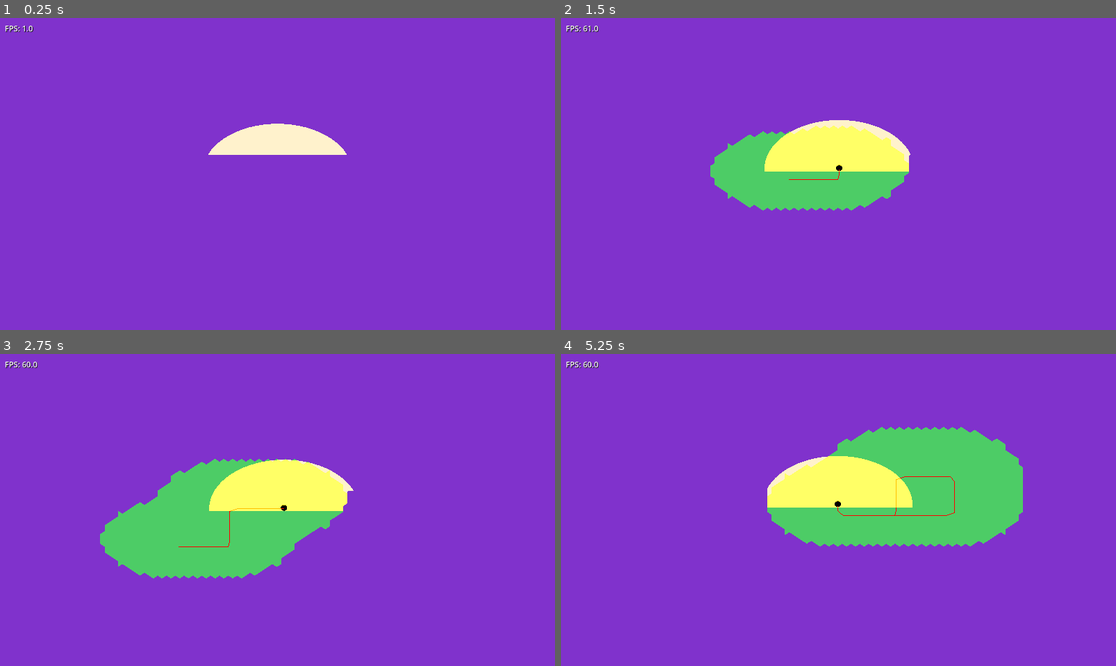
Above: before the commit, frames 1-4 (two rows, left to right).
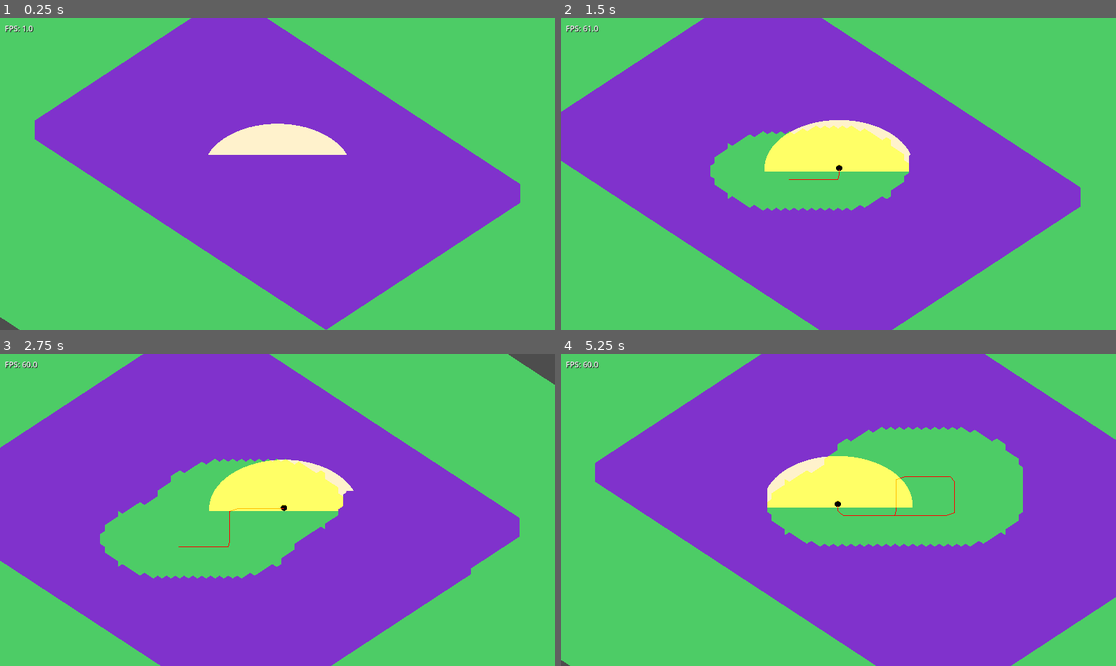
Above: after the commit, the same moments.

Repository: emersonh16/dastardlyfuck
Game: Godot game, scene res://scenes/test/test_miasma.tscn
The game is run twice, just before and just after one commit, with the same random seed, the same clock (stepped at 60 frames per second) and the same inputs.
Inputs:
- Up to frame 1 (0.25 s): no input
- Up to frame 2 (1.5 s): tap Enter at 0.5 s; hold Right (ui_right) 0.53-1.28 s; hold Down (ui_down) from 1.28 s (still down)
- Up to frame 3 (2.75 s): release Down (ui_down) at 2.03 s; hold Right (ui_right) from 2.03 s (still down)
- Up to frame 4 (5.25 s): release Right (ui_right) at 2.78 s; hold Up (ui_up) 2.78-3.53 s; hold Left (ui_left) 3.53-5.03 s; hold Down (ui_down) from 5.03 s (still down)

The runs differ from the first frame. In frame 1, 52% of the frame differs, in the area x 0-100%, y 0-100%; in frame 2, 42%; in frame 3, 34%; in frame 4, 32%.

Commit message:
well it runs smooth but the miasam sheet doesnt cover the viewport

Diff:
--- a/scripts/managers/miasma_manager.gd
+++ b/scripts/managers/miasma_manager.gd
@@ -20,7 +20,7 @@
 # Viewport + buffer size (in tiles)
 var viewport_tiles_x: int = 0
 var viewport_tiles_z: int = 0
-var buffer_tiles: int = 32  # Buffer around viewport
+var buffer_tiles: int = 8  # Buffer around viewport (reduced for performance)
 
 # Player position (world space) - miasma moves with player
 var player_position: Vector3 = Vector3.ZERO
@@ -37,8 +37,16 @@
 	# Default initialization for testing
 	var viewport = get_viewport()
 	if viewport:
-		var size = viewport.get_visible_rect().size
-		initialize_miasma(Vector3.ZERO, size.x, size.y)
+		# Use camera's orthographic size for world units, not pixel size
+		var camera = viewport.get_camera_3d()
+		var world_width = 200.0  # Default camera size
+		var world_height = 200.0
+		if camera and camera.projection == Camera3D.PROJECTION_ORTHOGONAL:
+			world_width = camera.size
+			var pixel_size = viewport.get_visible_rect().size
+			world_height = camera.size * (pixel_size.y / pixel_size.x)
+		# Pass world units - initialize_miasma will add buffer automatically
+		initialize_miasma(Vector3.ZERO, world_width, world_height)
 
 # Initialize miasma around player position
 func initialize_miasma(player_pos: Vector3, viewport_width: float, viewport_height: float):
--- a/scripts/renderers/miasma_renderer.gd
+++ b/scripts/renderers/miasma_renderer.gd
@@ -15,7 +15,7 @@
 # Performance: throttle render updates
 var _pending_update = false
 var _update_timer = 0.0
-const UPDATE_INTERVAL = 0.05  # Update mesh max 20 times per second
+const UPDATE_INTERVAL = 0.1  # Update mesh max 10 times per second (reduced for performance)
 
 func _ready():
 	# Wait for autoload to be ready
@@ -144,10 +144,6 @@
 		var world_z = tile_pos.y * tile_z
 		var world_y = block_h / 2.0  # Center block on ground
 
-		# DIAGNOSTIC: Print first 5 blocks
-		if index < 5:
-			print("Block ", index, ": tile_pos=", tile_pos, " world_pos=(", world_x, ", ", world_z, ")")
-
 		var block_transform = Transform3D(
 			Basis(),
 			Vector3(world_x, world_y, world_z)
